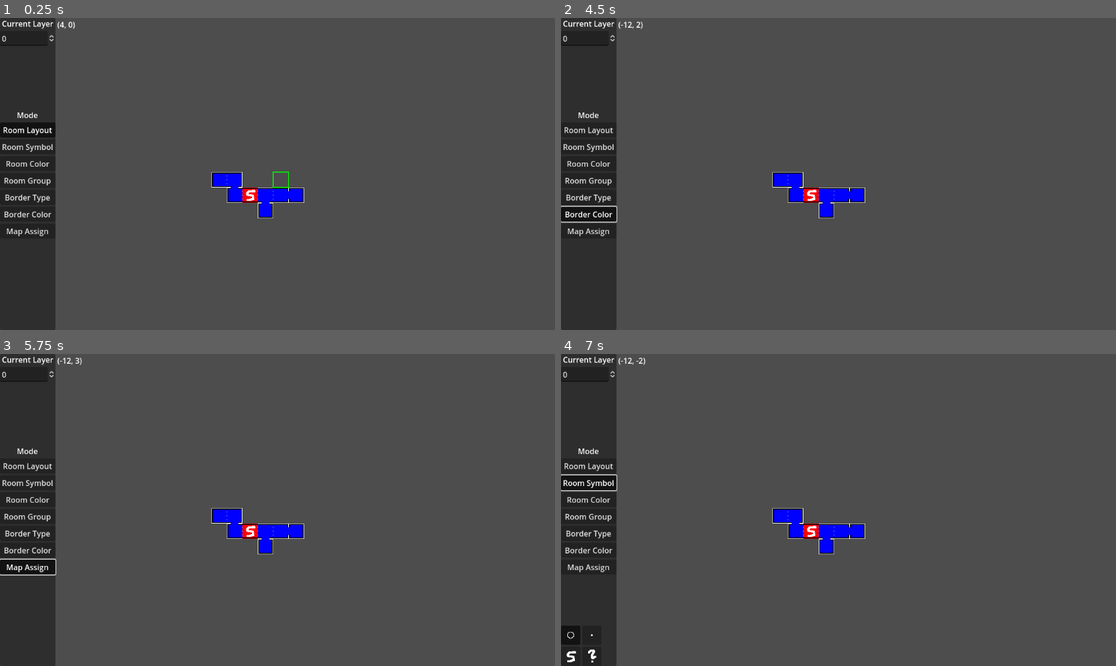
Above: before the commit, frames 1-4 (two rows, left to right).
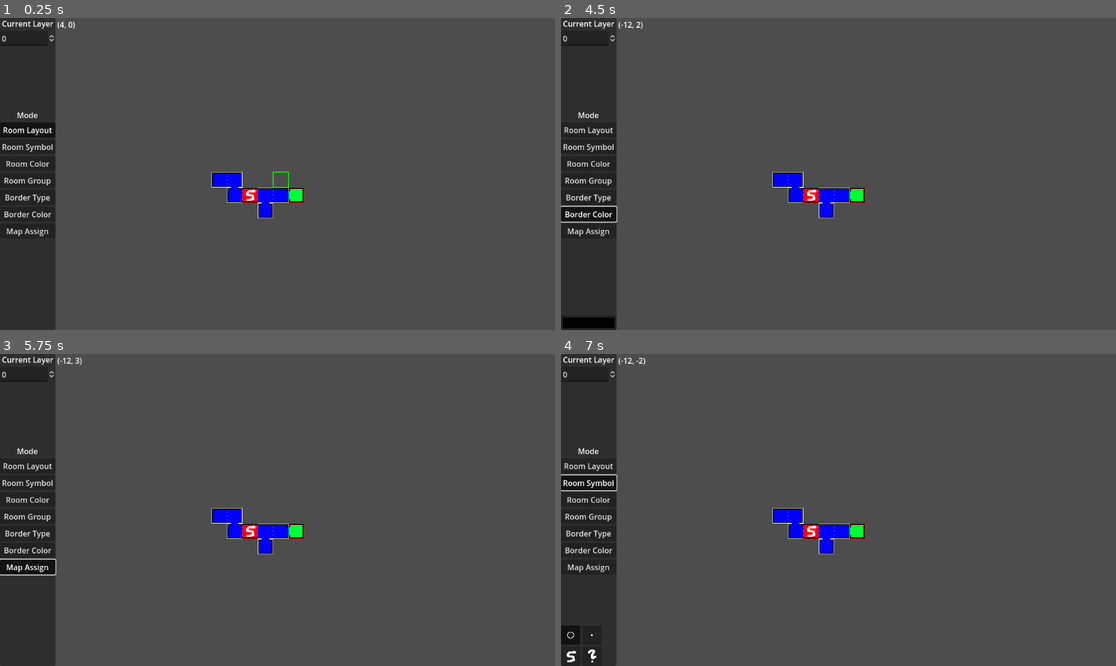
Above: after the commit, the same moments.

Repository: KoBeWi/Metroidvania-System
Game: Godot game, scene res://MetroidvaniaSystem/MapEditor/MapEditor.tscn
The game is run twice, just before and just after one commit, with the same random seed, the same clock (stepped at 60 frames per second) and the same inputs.
Inputs:
- Up to frame 1 (0.25 s): no input
- Up to frame 2 (4.5 s): click "Room Color" at 0.5 s; click "Room Layout" at 1.25 s; click "Room Symbol" at 2 s; click "Room Group" at 2.75 s; click "Border Type" at 3.5 s; click "Border Color" at 4.25 s
- Up to frame 3 (5.75 s): click "Map Assign" at 5 s
- Up to frame 4 (7 s): click "Room Layout" at 5.75 s; click "Room Symbol" at 6.5 s

The runs differ from the first frame. In frame 1, 0.1% of the frame differs, in the area x 51-55%, y 54-60%; in frame 2, 0.4%, in the area x 0-55%, y 54-100%; in frame 3, 0.1%; in frame 4, 0.1%.
Error before the commit: Trying to assign an array of type "Array" to a variable of type "Array[Vector3i]". (res://MetroidvaniaSystem/System/MapData.gd:103)
Error after the commit: Trying to assign an array of type "Array" to a variable of type "Array[Vector3i]". (res://MetroidvaniaSystem/System/MapData.gd:112)

Commit message:
Finished color support

Diff:
--- a/MetroidvaniaSystem/MapEditor/MapEditor.tscn
+++ b/MetroidvaniaSystem/MapEditor/MapEditor.tscn
@@ -145,7 +145,14 @@
 "
 
 [sub_resource type="GDScript" id="GDScript_tlx5u"]
-script/source = "extends \"res://MetroidvaniaSystem/MapEditor/SubEditor.gd\"
+resource_name = "RoomColor"
+script/source = "extends \"res://MetroidvaniaSystem/MapEditor/SubEditor.gd\"
+
+func _editor_enter():
+	%Colors.show()
+
+func _editor_exit():
+	%Colors.hide()
 
 func _editor_input(event: InputEvent):
 	if event is InputEventMouseButton:
@@ -155,8 +162,12 @@
 				return
 
 			if event.button_index == MOUSE_BUTTON_LEFT:
-				room_data.color = Color.RED
-				editor.map.queue_redraw()
+				if event.is_command_or_control_pressed():
+					if room_data.color.a > 0:
+						%CurrentColor.color = room_data.color
+				else:
+					room_data.color = %CurrentColor.color
+					editor.map.queue_redraw()
 			elif event.button_index == MOUSE_BUTTON_RIGHT:
 				room_data.color = Color.TRANSPARENT
 				editor.map.queue_redraw()
@@ -268,6 +279,12 @@
 	super()
 	use_cursor = false
 
+func _editor_enter():
+	%Colors.show()
+
+func _editor_exit():
+	%Colors.hide()
+
 func _editor_input(event: InputEvent):
 	var room_data := get_room_at_cursor()
 
@@ -296,8 +313,12 @@
 			return
 
 		if event.pressed and event.button_index == MOUSE_BUTTON_LEFT:
-			room_data.border_colors[highlighted_border] = Color.RED
-			editor.map.queue_redraw()
+			if event.is_command_or_control_pressed():
+				if room_data.border_colors[highlighted_border].a > 0:
+					%CurrentColor.color = room_data.border_colors[highlighted_border]
+			else:
+				room_data.border_colors[highlighted_border] = %CurrentColor.color
+				editor.map.queue_redraw()
 		elif event.pressed and event.button_index == MOUSE_BUTTON_RIGHT:
 			room_data.border_colors[highlighted_border] = Color.TRANSPARENT
 			editor.map.queue_redraw()
@@ -433,6 +454,17 @@
 [node name="CurrentGroup" type="SpinBox" parent="PanelContainer/EditControls/Groups"]
 unique_name_in_owner = true
 layout_mode = 2
+
+[node name="Colors" type="VBoxContainer" parent="PanelContainer/EditControls"]
+unique_name_in_owner = true
+visible = false
+layout_mode = 2
+
+[node name="CurrentColor" type="ColorPickerButton" parent="PanelContainer/EditControls/Colors"]
+unique_name_in_owner = true
+custom_minimum_size = Vector2(0, 30)
+layout_mode = 2
+edit_alpha = false
 
 [node name="Layer" type="VBoxContainer" parent="PanelContainer"]
 layout_mode = 2
--- a/MetroidvaniaSystem/System/MapData.gd
+++ b/MetroidvaniaSystem/System/MapData.gd
@@ -21,12 +21,18 @@
 
 		chunk = load_next_chunk()
 		if not chunk.is_empty():
-			color = Color(chunk.get_slice(",", 0))
+			var color_slice := chunk.get_slice(",", 0)
+			if not color_slice.is_empty():
+				color = Color(color_slice)
+
 			for i in 4:
-				border_colors[i] = Color(chunk.get_slice(",", i + 1))
+				color_slice = chunk.get_slice(",", i + 1)
+				if not color_slice.is_empty():
+					border_colors[i] = Color(color_slice)
 
 		chunk = load_next_chunk()
-		symbol = chunk.to_int()
+		if not chunk.is_empty():
+			symbol = chunk.to_int()
 
 		assigned_map = load_next_chunk()
 		loading = null
@@ -37,11 +43,14 @@
 
 		var colors: Array[Color] = [color] + Array(border_colors)
 		if colors.any(func(color: Color): return color.a > 0):
-			data.append("%s,%s,%s,%s,%s" % colors.map(func(color: Color): return color.to_html()))
+			data.append("%s,%s,%s,%s,%s" % colors.map(func(color: Color): return color.to_html(false) if color.a > 0 else ""))
 		else:
 			data.append("")
 
-		data.append(str(symbol))
+		if symbol > -1:
+			data.append(str(symbol))
+		else:
+			data.append("")
 		data.append(assigned_map.trim_prefix(MetSys.map_root_folder).trim_prefix("/"))
 		return "|".join(data)
 
Not shown, changed: SampleProject/Maps/MapData.txt
